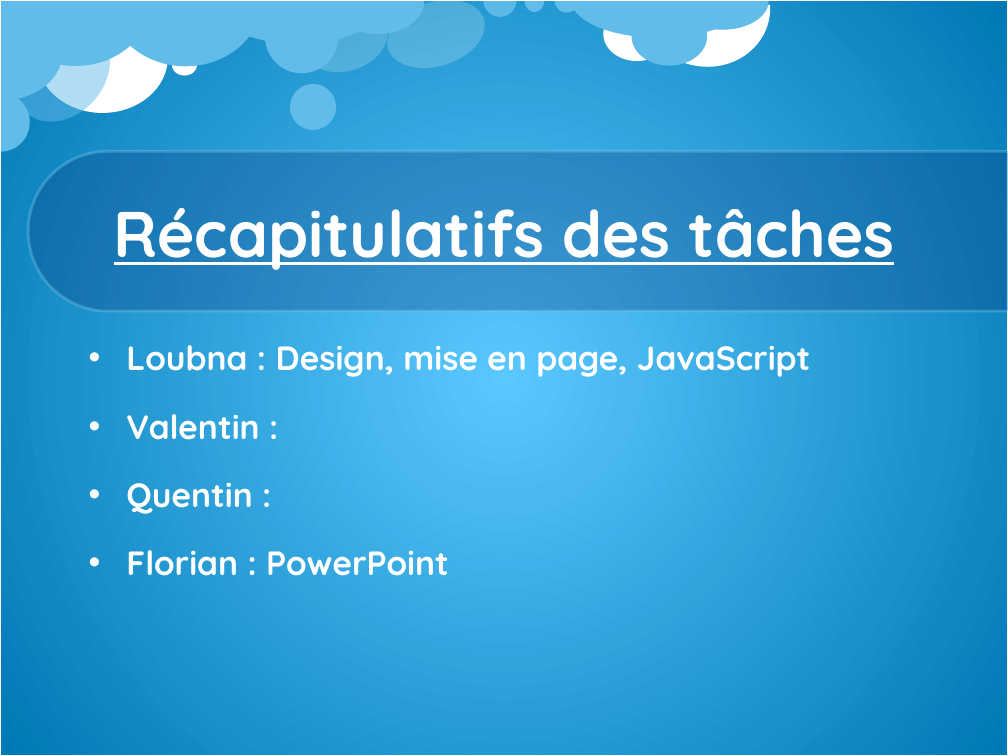
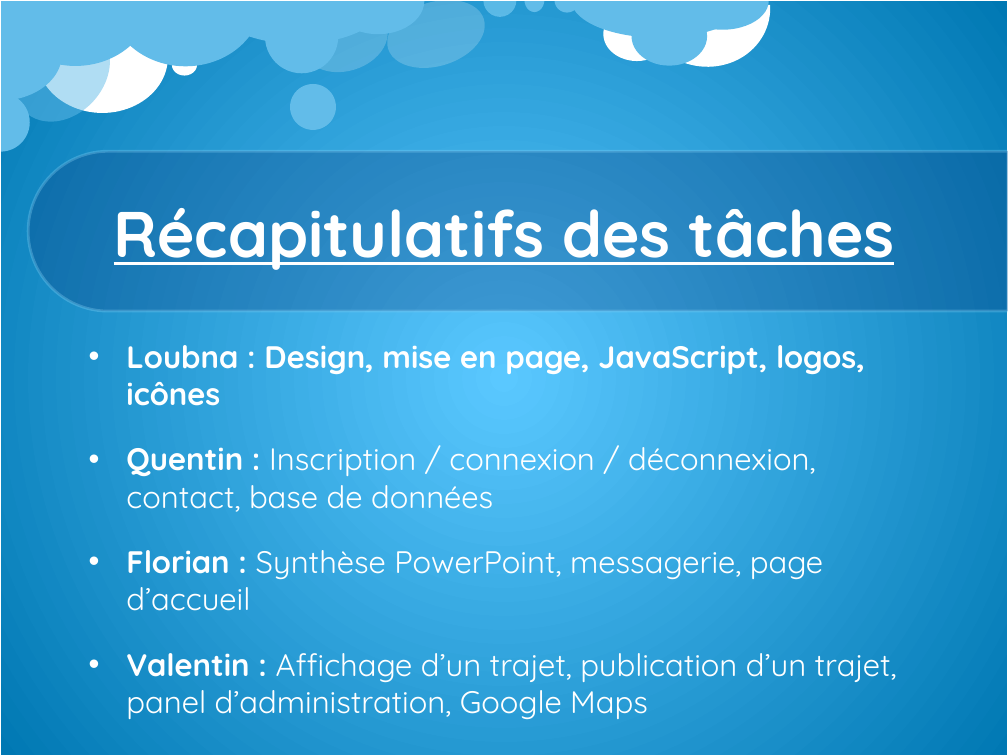
Before and after one commit to hsutiente/covoiturage, a slide deck: slide 11 of LISEZ MOI/rapport powerpoint.pptx. Drawn at 1008x756 pixels with LibreOffice and Linux fonts; fonts in the diff are those of the drawing; background and template pictures are left out. Boxes give left, top, right and bottom in pixels: in the first picture for what was removed or moved away, otherwise in the second. Text is boxed around its words. In the diff, an @@ line names an element or a change of style, - is before the commit and + after.

```diff
--- a/LISEZ MOI/rapport powerpoint.pptx
+++ b/LISEZ MOI/rapport powerpoint.pptx
@@ text at (x1=126, y1=345, x2=897, y2=719): text changed; size 24 to 22.2 pt; bold off @@
-• Loubna : Design, mise en page, JavaScript
-• Valentin :
-• Quentin :
-• Florian : PowerPoint
+• Loubna : Design, mise en page, JavaScript, logos, icônes
+• Quentin : Inscription / connexion / déconnexion, contact, base de données
+• Florian : Synthèse PowerPoint, messagerie, page d’accueil
+• Valentin : Affichage d’un trajet, publication d’un trajet, panel d’administration, Google Maps
```
Also in this commit, not shown: 3 other files.
